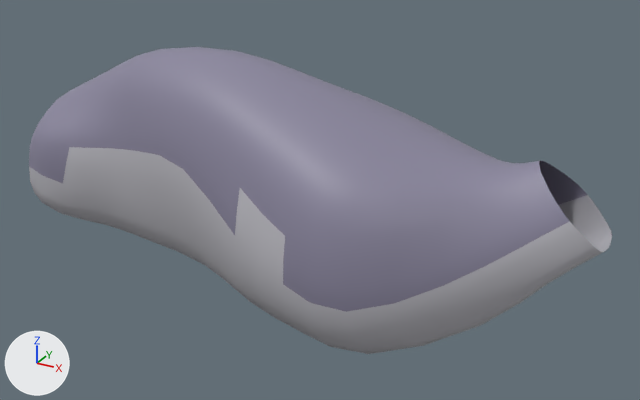
The FBX model Assets/Assets Blender/Creatures Part/Base#1.fbx: old version first, new version second.
Rendered twice from a 50 mm lens placed at (2.54, -3.99, 1.95), pointed at (0.3, 0.07, -0.08). Every picture has the same lights, and +X, +Y and +Z are marked at lower left.

In view in the first picture: 'Base#1'.
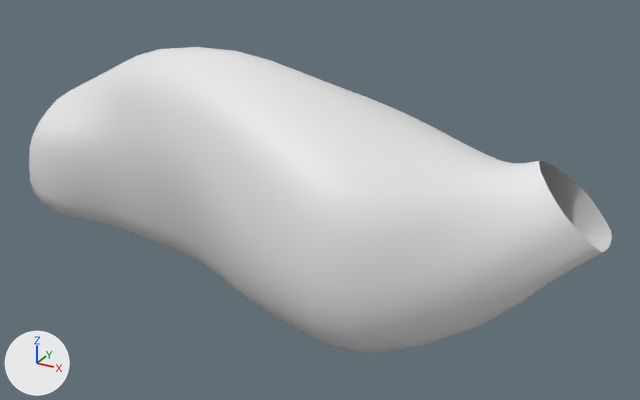
Where the change shows, as pixel boxes [x1, y1, x2, y2] in the pictures (640 x 400 px):
part 1 of me_mesh, recoloured (grey to white): [29, 47, 587, 312] in both
part 2 of me_mesh, recoloured: [29, 147, 612, 354] in both

The change, as a list of edits to the scene's bpy script:
```text
Change me_mesh:
    where me_mesh.from_pydata(...)  # 721 vertices, 704 faces; spans x -1.66..1.92, y -0.8..0.73, z -0.66..0.66
    used by ob_base_1; location = (0.0, 0.0, 0.0); rotation_euler = (1.571, 0.0, 0.0), in degrees (90, 0, 0)
    me_mesh part 1: all 384 faces that had it switch from mat_body_1 (grey #8a869d) to no material
    me_mesh part 2: all 320 faces that had it switch from mat_body_2 (light grey #bebdc4) to no material
```
